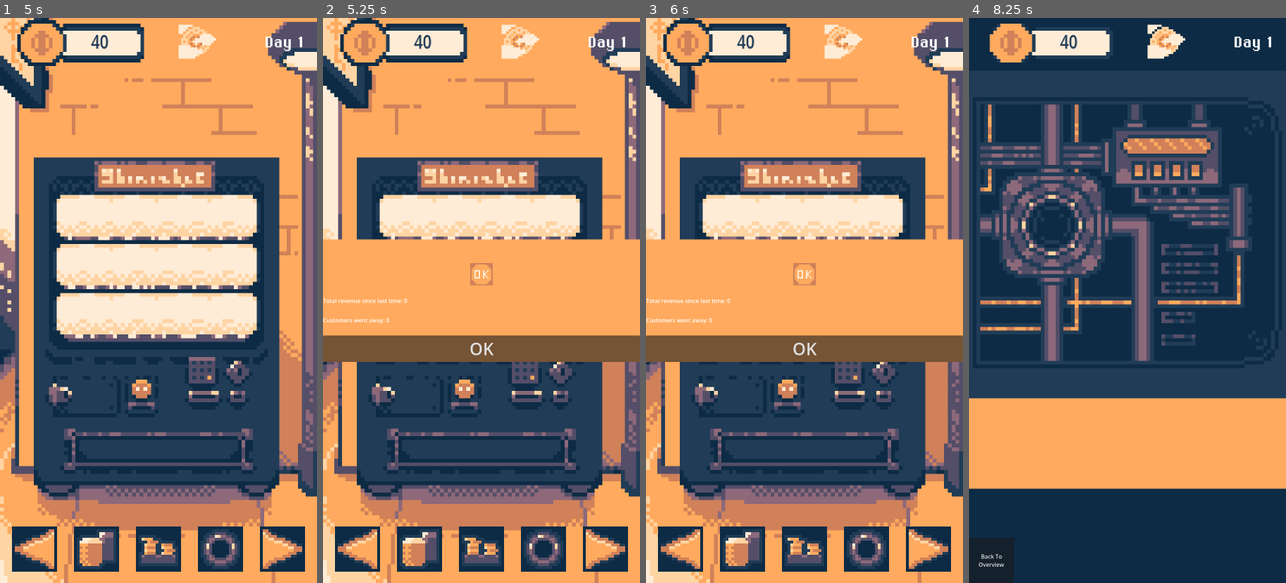
Above: before the commit, frames 1-4 (left to right).
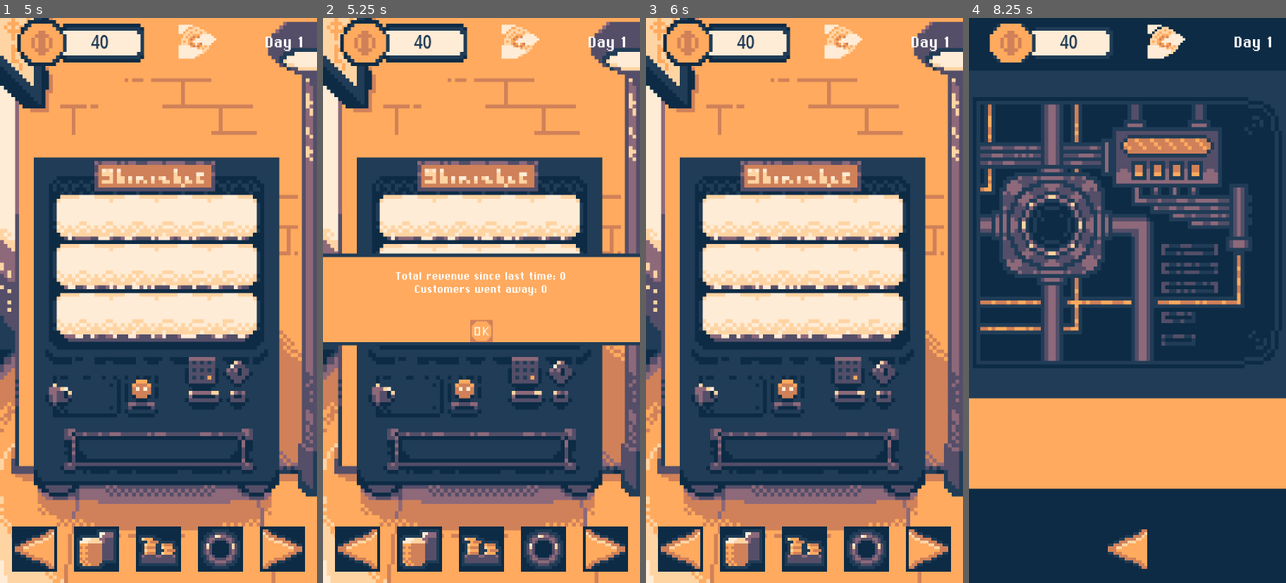
Above: after the commit, the same moments.

Repository: EtMechanicum/TheDayOfMech
Game: Godot game, scene res://scenes/world.tscn
Same seed, same stepped clock (60 frames per second), same inputs: the game is played once before the commit and once after it.
Inputs (mouse positions are in pixels of both pictures, inside the frame that each line leads up to; where the layout moved, square brackets give the same spot in the first picture):
- Up to frame 1 (5 s): click (158, 300) at 0.5 s; click (158, 300) at 1.25 s; click (34, 549) at 2 s; click (41, 549) at 2.75 s; click (41, 549) at 3.5 s; click (41, 549) at 4.25 s
- Up to frame 2 (5.25 s): click (481, 549) at 5 s
- Up to frame 3 (6 s): click (804, 328) [804, 272] at 5.75 s
- Up to frame 4 (8.25 s): click (1127, 272) at 6.52 s; click (1127, 345) at 7.25 s, where only the run before the commit has a clickable "OK"; click (1190, 549) at 8 s

Frame 1 is identical in both runs. In frame 2, 8.7% of the frame differs, in the area x 0-100%, y 39-61%; in frame 3, 20%; in frame 4, 1.6%.

Commit message:
improved UI

Diff:
--- a/scenes/game_manager.gd
+++ b/scenes/game_manager.gd
@@ -63,7 +63,7 @@
 	ice_warning.start()
 	#customer timer
 	customer_timer = Timer.new()
-	customer_timer.wait_time = randi_range(60, 1200) #two seconds - two minutes for now
+	customer_timer.wait_time = randi_range(0, 600) #two seconds - two minutes for now
 	add_child(customer_timer)
 	customer_timer.timeout.connect(_on_customer_timer_timeout)
 	customer_timer.start()
--- a/scenes/text_box.tscn
+++ b/scenes/text_box.tscn
@@ -26,32 +26,35 @@
 [node name="TextBox" type="CanvasLayer" unique_id=1373118513]
 
 [node name="MarginContainer" type="MarginContainer" parent="." unique_id=228998126]
-custom_minimum_size = Vector2(160, 160)
-anchors_preset = 14
+anchors_preset = 8
+anchor_left = 0.5
 anchor_top = 0.5
-anchor_right = 1.0
+anchor_right = 0.5
 anchor_bottom = 0.5
-offset_top = -11.5
-offset_bottom = 11.5
+offset_left = -450.0
+offset_top = -133.0
+offset_right = 450.0
+offset_bottom = 127.0
 grow_horizontal = 2
 grow_vertical = 2
 
 [node name="Panel" type="Panel" parent="MarginContainer" unique_id=808693587]
+custom_minimum_size = Vector2(900, 240)
 layout_mode = 2
 theme_override_styles/panel = SubResource("StyleBoxFlat_wscpg")
 
 [node name="MarginContainer" type="MarginContainer" parent="MarginContainer/Panel" unique_id=580412599]
 layout_mode = 1
-anchors_preset = 14
-anchor_top = 0.5
+anchors_preset = 15
 anchor_right = 1.0
-anchor_bottom = 0.5
+anchor_bottom = 1.0
 grow_horizontal = 2
 grow_vertical = 2
 theme_override_constants/margin_top = 32
 theme_override_constants/margin_bottom = 32
 
 [node name="Panel" type="Panel" parent="MarginContainer/Panel/MarginContainer" unique_id=1399787377]
+custom_minimum_size = Vector2(0, 160)
 layout_mode = 2
 theme_override_styles/panel = SubResource("StyleBoxFlat_0dhrm")
 
@@ -64,6 +67,8 @@
 layout_mode = 2
 theme_override_fonts/font = ExtResource("1_dyarx")
 theme_override_font_sizes/font_size = 36
+text = "Example text: 90
+Example text 2: 90"
 horizontal_alignment = 1
 vertical_alignment = 1
 
--- a/scenes/world.tscn
+++ b/scenes/world.tscn
@@ -56,19 +56,24 @@
 	var report = report.instantiate()
 	var container = report.get_node(\"MarginContainer/Panel/MarginContainer/VBoxContainer\")
 	var revenue_text = \"Total revenue since last time: %d\"%[GameManager.revenue]
-	var revenue_label = Label.new()
-	revenue_label.text = revenue_text
-	container.add_child(revenue_label)
+	#var revenue_label = Label.new()
+	#revenue_label.text = revenue_text
+	#container.add_child(revenue_label)
 	var went_away_text = \"Customers went away: %d\"%[GameManager.went_away_count]
-	var went_away_label = Label.new()
-	went_away_label.text = went_away_text
-	container.add_child(went_away_label)
+	#var went_away_label = Label.new()
+	#went_away_label.text = went_away_text
+	#container.add_child(went_away_label)
+	var label = container.get_node(\"Label\")
+	label.text = \"\"\"
+		%s
+		%s
+	\"\"\"%[revenue_text, went_away_text]
 	#OK button
-	var ok_button = Button.new()
+	var ok_button = container.get_node(\"OkButton\")
 	ok_button.pressed.connect(_on_ok_button_pressed)
-	ok_button.text = \"OK\"
-	ok_button.add_theme_font_size_override(\"font_size\", 48)
-	container.add_child(ok_button)
+	#ok_button.text = \"OK\"
+	#ok_button.add_theme_font_size_override(\"font_size\", 48)
+	#container.add_child(ok_button)
 	add_child(report)
 	GameManager.player_money += GameManager.revenue
 "
@@ -93,6 +98,10 @@
 atlas = ExtResource("3_jhx03")
 region = Rect2(32, 0, 16, 16)
 
+[sub_resource type="AtlasTexture" id="AtlasTexture_w7kh3"]
+atlas = ExtResource("3_jhx03")
+region = Rect2(0, 0, 16, 16)
+
 [sub_resource type="AtlasTexture" id="AtlasTexture_lakw3"]
 atlas = ExtResource("7_e3hyu")
 region = Rect2(0, 0, 150, 32)
@@ -101,10 +110,6 @@
 atlas = ExtResource("3_jhx03")
 region = Rect2(64, 52, 16, 8)
 
-[sub_resource type="AtlasTexture" id="AtlasTexture_w7kh3"]
-atlas = ExtResource("3_jhx03")
-region = Rect2(0, 0, 16, 16)
-
 [sub_resource type="AtlasTexture" id="AtlasTexture_e3hyu"]
 atlas = ExtResource("3_jhx03")
 region = Rect2(0, 48, 16, 16)
@@ -136,6 +141,7 @@
 script = ExtResource("1_q5onr")
 
 [node name="MainMenu" type="Control" parent="." unique_id=133412698]
+visible = false
 layout_mode = 3
 anchors_preset = 15
 anchor_right = 1.0
@@ -333,6 +339,34 @@
 [node name="MachineOptions" parent="." unique_id=1349014209 instance=ExtResource("7_i7141")]
 visible = false
 
+[node name="MarginContainer" type="MarginContainer" parent="MachineOptions" unique_id=384095867]
+layout_mode = 1
+anchors_preset = 12
+anchor_top = 1.0
+anchor_right = 1.0
+anchor_bottom = 1.0
+grow_horizontal = 2
+grow_vertical = 0
+theme_override_constants/margin_bottom = 32
+
+[node name="HBoxContainer" type="HBoxContainer" parent="MachineOptions/MarginContainer" unique_id=2120063119]
+layout_mode = 2
+theme_override_constants/separation = 96
+alignment = 1
+
+[node name="ToOverview" type="Button" parent="MachineOptions/MarginContainer/HBoxContainer" unique_id=384585301]
+custom_minimum_size = Vector2(128, 128)
+layout_mode = 2
+
+[node name="TextureRect" type="TextureRect" parent="MachineOptions/MarginContainer/HBoxContainer/ToOverview" unique_id=368062988]
+layout_mode = 1
+anchors_preset = 15
+anchor_right = 1.0
+anchor_bottom = 1.0
+grow_horizontal = 2
+grow_vertical = 2
+texture = SubResource("AtlasTexture_w7kh3")
+
 [node name="Store" type="Control" parent="." unique_id=1591577076]
 visible = false
 layout_mode = 3
@@ -353,7 +387,6 @@
 texture = ExtResource("4_e3hyu")
 
 [node name="ShopMenu" type="Control" parent="Store/TextureRect" unique_id=424097577]
-visible = false
 layout_mode = 1
 anchors_preset = 14
 anchor_top = 0.5
@@ -365,6 +398,7 @@
 grow_vertical = 2
 
 [node name="MenuTexture" type="TextureRect" parent="Store/TextureRect/ShopMenu" unique_id=1748300357]
+visible = false
 layout_mode = 1
 anchors_preset = 15
 anchor_right = 1.0
@@ -777,7 +811,6 @@
 texture = SubResource("AtlasTexture_o8fc1")
 
 [node name="MachineStatus" type="Control" parent="." unique_id=794672676]
-visible = false
 layout_mode = 3
 anchors_preset = 15
 anchor_right = 1.0
@@ -795,24 +828,6 @@
 grow_vertical = 2
 texture = ExtResource("8_q5onr")
 expand_mode = 1
-
-[node name="Buttons" type="MarginContainer" parent="MachineStatus/TextureRect" unique_id=1294178412]
-layout_mode = 1
-anchors_preset = 12
-anchor_top = 1.0
-anchor_right = 1.0
-anchor_bottom = 1.0
-grow_horizontal = 2
-grow_vertical = 0
-
-[node name="HBoxContainer" type="HBoxContainer" parent="MachineStatus/TextureRect/Buttons" unique_id=2037474594]
-layout_mode = 2
-
-[node name="ToOverview" type="Button" parent="MachineStatus/TextureRect/Buttons/HBoxContainer" unique_id=1932407325]
-custom_minimum_size = Vector2(128, 128)
-layout_mode = 2
-text = "Back To
-Overview"
 
 [node name="IceMenu" type="MarginContainer" parent="MachineStatus/TextureRect" unique_id=1100617175]
 custom_minimum_size = Vector2(256, 256)
@@ -849,6 +864,34 @@
 
 [node name="DeviceOpening" parent="MachineStatus/TextureRect/IceContainer" unique_id=2060790168 instance=ExtResource("10_e3hyu")]
 layout_mode = 2
+
+[node name="MarginContainer" type="MarginContainer" parent="MachineStatus/TextureRect" unique_id=851455705]
+layout_mode = 1
+anchors_preset = 12
+anchor_top = 1.0
+anchor_right = 1.0
+anchor_bottom = 1.0
+grow_horizontal = 2
+grow_vertical = 0
+theme_override_constants/margin_bottom = 32
+
+[node name="HBoxContainer" type="HBoxContainer" parent="MachineStatus/TextureRect/MarginContainer" unique_id=1519680661]
+layout_mode = 2
+theme_override_constants/separation = 96
+alignment = 1
+
+[node name="ToOverview" type="Button" parent="MachineStatus/TextureRect/MarginContainer/HBoxContainer" unique_id=811305628]
+custom_minimum_size = Vector2(128, 128)
+layout_mode = 2
+
+[node name="TextureRect" type="TextureRect" parent="MachineStatus/TextureRect/MarginContainer/HBoxContainer/ToOverview" unique_id=1725112463]
+layout_mode = 1
+anchors_preset = 15
+anchor_right = 1.0
+anchor_bottom = 1.0
+grow_horizontal = 2
+grow_vertical = 2
+texture = SubResource("AtlasTexture_w7kh3")
 
 [node name="Wastelands" type="Control" parent="." unique_id=1913597111]
 visible = false
@@ -943,6 +986,7 @@
 [connection signal="pressed" from="MachineOverview/TextureRect/MarginContainer/HBoxContainer/Reveneus" to="MachineOverview" method="_on_reveneus_pressed"]
 [connection signal="pressed" from="MachineOverview/TextureRect/MarginContainer/HBoxContainer/ToMachineStatus" to="." method="_to_machine_status_pressed"]
 [connection signal="pressed" from="MachineOverview/TextureRect/MarginContainer/HBoxContainer/ToHome" to="." method="_on_to_home_pressed"]
+[connection signal="pressed" from="MachineOptions/MarginContainer/HBoxContainer/ToOverview" to="." method="_to_vending_mechine"]
 [connection signal="pressed" from="Store/TextureRect/ShopMenu/MenuTexture/OkButton" to="Store" method="_on_ok_button_pressed"]
 [connection signal="pressed" from="Store/TextureRect/MarginContainer/HBoxContainer/ToWastelands" to="." method="_on_to_wastelands_button"]
 [connection signal="pressed" from="Store/TextureRect/MarginContainer/HBoxContainer/Buy" to="Store" method="_on_buy_pressed"]
@@ -958,6 +1002,6 @@
 [connection signal="pressed" from="Home/TextureRect/MarginContainer/HBoxContainer/InventoryButton" to="Home" method="_on_inventory_pressed"]
 [connection signal="pressed" from="Home/TextureRect/MarginContainer/HBoxContainer/Save" to="." method="_on_save_pressed"]
 [connection signal="pressed" from="Home/TextureRect/MarginContainer/HBoxContainer/ToWastelands" to="." method="_on_to_wastelands_button"]
-[connection signal="pressed" from="MachineStatus/TextureRect/Buttons/HBoxContainer/ToOverview" to="." method="_back_to_machine_overview_button"]
+[connection signal="pressed" from="MachineStatus/TextureRect/MarginContainer/HBoxContainer/ToOverview" to="." method="_to_vending_mechine"]
 [connection signal="pressed" from="Wastelands/TextureRect/MarginContainer/HBoxContainer/ToHome" to="." method="_on_to_home_pressed"]
 [connection signal="pressed" from="Wastelands/TextureRect/MarginContainer/HBoxContainer/ToStore" to="." method="_to_store_from_machine"]
